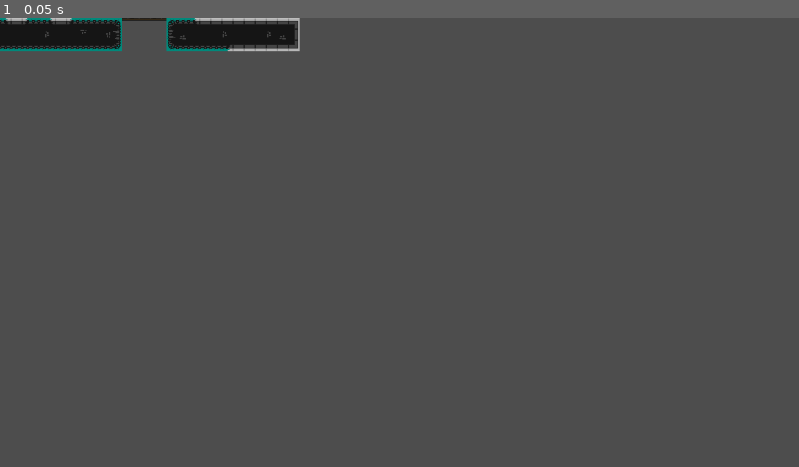
Above: before the commit, frame 1.
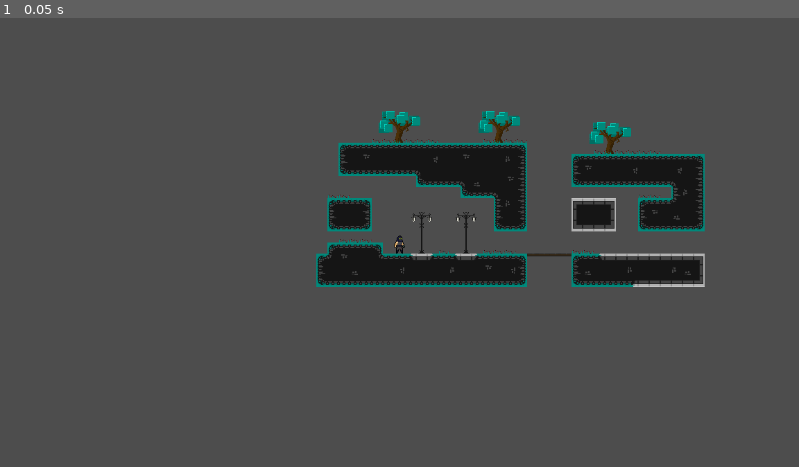
Above: after the commit, the same moment.

Repository: FoxParadeAFK/Twilight-Staccato
Game: Godot game, scene res://Scenes/MainScene.tscn
The game is run twice, just before and just after one commit, with the same random seed, the same clock (stepped at 60 frames per second) and the same inputs. Before the commit the project has no main scene; this scene is started directly in both runs.
Inputs:
- Up to frame 1 (0.05 s): no input

The runs differ from the first frame. In frame 1, 11% of the frame differs, in the area x 0-89%, y 0-60%.

Commit message:
Player animations
Added all the necessary player animations; though I technically didn't add the attack animations...

Diff:
--- a/twilight-staccato/Scenes/MainScene.tscn
+++ b/twilight-staccato/Scenes/MainScene.tscn
@@ -1,7 +1,8 @@
-[gd_scene load_steps=6 format=4 uid="uid://dexngot5wihih"]
+[gd_scene load_steps=7 format=4 uid="uid://dexngot5wihih"]
 
 [ext_resource type="Texture2D" uid="uid://8k0ixqfnn2lv" path="res://Sprites/Environment/Tile Set.png" id="1_tr2i4"]
 [ext_resource type="Texture2D" uid="uid://dmmq3ruxmcjeh" path="res://Sprites/Environment/Decor Items.png" id="2_nhkr4"]
+[ext_resource type="PackedScene" uid="uid://c3td27kb2chgr" path="res://Scenes/Player.tscn" id="3_nhkr4"]
 
 [sub_resource type="TileSetAtlasSource" id="TileSetAtlasSource_7rqgy"]
 texture = ExtResource("1_tr2i4")
@@ -94,3 +95,6 @@
 z_index = 2
 tile_map_data = PackedByteArray("AAD9//X/AQADAAQAAAD+//X/AQADAAQAAAD///X/AQADAAQAAAAAAPX/AQADAAQAAAABAPX/AQADAAQAAAACAP …(384 unchanged characters)…
 tile_set = SubResource("TileSet_y4jh7")
+
+[node name="Player" parent="." instance=ExtResource("3_nhkr4")]
+position = Vector2(-8, -16)
--- /dev/null
+++ b/twilight-staccato/Scenes/Player.tscn
@@ -0,0 +1,612 @@
+[gd_scene load_steps=53 format=3 uid="uid://c3td27kb2chgr"]
+
+[ext_resource type="Texture2D" uid="uid://c1773vhdblaav" path="res://Sprites/Player/TempPlayerSprites.png" id="1_rpqav"]
+
+[sub_resource type="AtlasTexture" id="AtlasTexture_lslt6"]
+atlas = ExtResource("1_rpqav")
+region = Rect2(0, 192, 64, 64)
+
+[sub_resource type="AtlasTexture" id="AtlasTexture_ulo2v"]
+atlas = ExtResource("1_rpqav")
+region = Rect2(64, 192, 64, 64)
+
+[sub_resource type="AtlasTexture" id="AtlasTexture_1iu4k"]
+atlas = ExtResource("1_rpqav")
+region = Rect2(128, 192, 64, 64)
+
+[sub_resource type="AtlasTexture" id="AtlasTexture_kyqiw"]
+atlas = ExtResource("1_rpqav")
+region = Rect2(0, 0, 64, 64)
+
+[sub_resource type="AtlasTexture" id="AtlasTexture_gntrk"]
+atlas = ExtResource("1_rpqav")
+region = Rect2(64, 0, 64, 64)
+
+[sub_resource type="AtlasTexture" id="AtlasTexture_dewec"]
+atlas = ExtResource("1_rpqav")
+region = Rect2(128, 0, 64, 64)
+
+[sub_resource type="AtlasTexture" id="AtlasTexture_5ixxa"]
+atlas = ExtResource("1_rpqav")
+region = Rect2(192, 0, 64, 64)
+
+[sub_resource type="AtlasTexture" id="AtlasTexture_rpqav"]
+atlas = ExtResource("1_rpqav")
+region = Rect2(0, 384, 64, 64)
+
+[sub_resource type="AtlasTexture" id="AtlasTexture_nn08x"]
+atlas = ExtResource("1_rpqav")
+region = Rect2(64, 384, 64, 64)
+
+[sub_resource type="AtlasTexture" id="AtlasTexture_52ee3"]
+atlas = ExtResource("1_rpqav")
+region = Rect2(128, 384, 64, 64)
+
+[sub_resource type="AtlasTexture" id="AtlasTexture_bhhdu"]
+atlas = ExtResource("1_rpqav")
+region = Rect2(192, 384, 64, 64)
+
+[sub_resource type="AtlasTexture" id="AtlasTexture_megsn"]
+atlas = ExtResource("1_rpqav")
+region = Rect2(256, 384, 64, 64)
+
+[sub_resource type="AtlasTexture" id="AtlasTexture_yoq75"]
+atlas = ExtResource("1_rpqav")
+region = Rect2(320, 384, 64, 64)
+
+[sub_resource type="AtlasTexture" id="AtlasTexture_ksbbd"]
+atlas = ExtResource("1_rpqav")
+region = Rect2(384, 384, 64, 64)
+
+[sub_resource type="AtlasTexture" id="AtlasTexture_glx4g"]
+atlas = ExtResource("1_rpqav")
+region = Rect2(448, 384, 64, 64)
+
+[sub_resource type="AtlasTexture" id="AtlasTexture_miouo"]
+atlas = ExtResource("1_rpqav")
+region = Rect2(512, 384, 64, 64)
+
+[sub_resource type="AtlasTexture" id="AtlasTexture_o3h8g"]
+atlas = ExtResource("1_rpqav")
+region = Rect2(576, 384, 64, 64)
+
+[sub_resource type="AtlasTexture" id="AtlasTexture_1e7my"]
+atlas = ExtResource("1_rpqav")
+region = Rect2(640, 384, 64, 64)
+
+[sub_resource type="AtlasTexture" id="AtlasTexture_arntx"]
+atlas = ExtResource("1_rpqav")
+region = Rect2(704, 384, 64, 64)
+
+[sub_resource type="AtlasTexture" id="AtlasTexture_m0x7a"]
+atlas = ExtResource("1_rpqav")
+region = Rect2(0, 128, 64, 64)
+
+[sub_resource type="AtlasTexture" id="AtlasTexture_5v66d"]
+atlas = ExtResource("1_rpqav")
+region = Rect2(64, 128, 64, 64)
+
+[sub_resource type="AtlasTexture" id="AtlasTexture_x63xi"]
+atlas = ExtResource("1_rpqav")
+region = Rect2(128, 128, 64, 64)
+
+[sub_resource type="AtlasTexture" id="AtlasTexture_i2e8t"]
+atlas = ExtResource("1_rpqav")
+region = Rect2(0, 64, 64, 64)
+
+[sub_resource type="AtlasTexture" id="AtlasTexture_qidb7"]
+atlas = ExtResource("1_rpqav")
+region = Rect2(64, 64, 64, 64)
+
+[sub_resource type="AtlasTexture" id="AtlasTexture_70hv0"]
+atlas = ExtResource("1_rpqav")
+region = Rect2(128, 64, 64, 64)
+
+[sub_resource type="SpriteFrames" id="SpriteFrames_nn08x"]
+animations = [{
+"frames": [{
+"duration": 1.0,
+"texture": SubResource("AtlasTexture_lslt6")
+}, {
+"duration": 1.0,
+"texture": SubResource("AtlasTexture_ulo2v")
+}, {
+"duration": 1.0,
+"texture": SubResource("AtlasTexture_1iu4k")
+}],
+"loop": true,
+"name": &"Fall",
+"speed": 7.0
+}, {
+"frames": [{
+"duration": 1.0,
+"texture": SubResource("AtlasTexture_kyqiw")
+}, {
+"duration": 1.0,
+"texture": SubResource("AtlasTexture_gntrk")
+}, {
+"duration": 1.0,
+"texture": SubResource("AtlasTexture_dewec")
+}, {
+"duration": 1.0,
+"texture": SubResource("AtlasTexture_5ixxa")
+}],
+"loop": true,
+"name": &"Idle",
+"speed": 5.0
+}, {
+"frames": [{
+"duration": 1.0,
+"texture": SubResource("AtlasTexture_rpqav")
+}, {
+"duration": 1.0,
+"texture": SubResource("AtlasTexture_nn08x")
+}, {
+"duration": 1.0,
+"texture": SubResource("AtlasTexture_52ee3")
+}, {
+"duration": 1.0,
+"texture": SubResource("AtlasTexture_bhhdu")
+}, {
+"duration": 1.0,
+"texture": SubResource("AtlasTexture_megsn")
+}, {
+"duration": 1.0,
+"texture": SubResource("AtlasTexture_yoq75")
+}, {
+"duration": 1.0,
+"texture": SubResource("AtlasTexture_ksbbd")
+}, {
+"duration": 1.0,
+"texture": SubResource("AtlasTexture_glx4g")
+}, {
+"duration": 1.0,
+"texture": SubResource("AtlasTexture_miouo")
+}, {
+"duration": 1.0,
+"texture": SubResource("AtlasTexture_o3h8g")
+}, {
+"duration": 1.0,
+"texture": SubResource("AtlasTexture_1e7my")
+}, {
+"duration": 1.0,
+"texture": SubResource("AtlasTexture_arntx")
+}],
+"loop": true,
+"name": &"Move",
+"speed": 16.0
+}, {
+"frames": [{
+"duration": 1.0,
+"texture": SubResource("AtlasTexture_m0x7a")
+}, {
+"duration": 1.0,
+"texture": SubResource("AtlasTexture_5v66d")
+}, {
+"duration": 1.0,
+"texture": SubResource("AtlasTexture_x63xi")
+}],
+"loop": true,
+"name": &"XJump",
+"speed": 5.0
+}, {
+"frames": [{
+"duration": 1.0,
+"texture": SubResource("AtlasTexture_i2e8t")
+}, {
+"duration": 1.0,
+"texture": SubResource("AtlasTexture_qidb7")
+}, {
+"duration": 1.0,
+"texture": SubResource("AtlasTexture_70hv0")
+}],
+"loop": true,
+"name": &"YJump",
+"speed": 5.0
+}]
+
+[sub_resource type="Animation" id="Animation_rpqav"]
+resource_name = "Idle"
+length = 0.80002
+loop_mode = 1
+step = 0.2
+tracks/0/type = "value"
+tracks/0/imported = false
+tracks/0/enabled = true
+tracks/0/path = NodePath("AnimatedSprite2D:animation")
+tracks/0/interp = 1
+tracks/0/loop_wrap = true
+tracks/0/keys = {
+"times": PackedFloat32Array(0),
+"transitions": PackedFloat32Array(1),
+"update": 1,
+"values": [&"Idle"]
+}
+tracks/1/type = "value"
+tracks/1/imported = false
+tracks/1/enabled = true
+tracks/1/path = NodePath("AnimatedSprite2D:frame")
+tracks/1/interp = 1
+tracks/1/loop_wrap = true
+tracks/1/keys = {
+"times": PackedFloat32Array(0, 0.2, 0.4, 0.6),
+"transitions": PackedFloat32Array(1, 1, 1, 1),
+"update": 1,
+"values": [0, 1, 2, 3]
+}
+
+[sub_resource type="Animation" id="Animation_gntrk"]
+resource_name = "Move"
+length = 0.750006
+loop_mode = 1
+step = 0.0625
+tracks/0/type = "value"
+tracks/0/imported = false
+tracks/0/enabled = true
+tracks/0/path = NodePath("AnimatedSprite2D:animation")
+tracks/0/interp = 1
+tracks/0/loop_wrap = true
+tracks/0/keys = {
+"times": PackedFloat32Array(0),
+"transitions": PackedFloat32Array(1),
+"update": 1,
+"values": [&"Move"]
+}
+tracks/1/type = "value"
+tracks/1/imported = false
+tracks/1/enabled = true
+tracks/1/path = NodePath("AnimatedSprite2D:frame")
+tracks/1/interp = 1
+tracks/1/loop_wrap = true
+tracks/1/keys = {
+"times": PackedFloat32Array(0, 0.0625, 0.125, 0.1875, 0.25, 0.3125, 0.375, 0.4375, 0.5, 0.5625, 0.625, 0.6875),
+"transitions": PackedFloat32Array(1, 1, 1, 1, 1, 1, 1, 1, 1, 1, 1, 1),
+"update": 1,
+"values": [0, 1, 2, 3, 4, 5, 6, 7, 8, 9, 10, 11]
+}
+
+[sub_resource type="Animation" id="Animation_kyqiw"]
+length = 0.001
+tracks/0/type = "value"
+tracks/0/imported = false
+tracks/0/enabled = true
+tracks/0/path = NodePath("AnimatedSprite2D:animation")
+tracks/0/interp = 1
+tracks/0/loop_wrap = true
+tracks/0/keys = {
+"times": PackedFloat32Array(0),
+"transitions": PackedFloat32Array(1),
+"update": 1,
+"values": [&"Idle"]
+}
+tracks/1/type = "value"
+tracks/1/imported = false
+tracks/1/enabled = true
+tracks/1/path = NodePath("AnimatedSprite2D:frame")
+tracks/1/interp = 1
+tracks/1/loop_wrap = true
+tracks/1/keys = {
+"times": PackedFloat32Array(0),
+"transitions": PackedFloat32Array(1),
+"update": 1,
+"values": [0]
+}
+
+[sub_resource type="Animation" id="Animation_dewec"]
+resource_name = "XJump0"
+step = 1.0
+tracks/0/type = "value"
+tracks/0/imported = false
+tracks/0/enabled = true
+tracks/0/path = NodePath("AnimatedSprite2D:animation")
+tracks/0/interp = 1
+tracks/0/loop_wrap = true
+tracks/0/keys = {
+"times": PackedFloat32Array(0),
+"transitions": PackedFloat32Array(1),
+"update": 1,
+"values": [&"XJump"]
+}
+tracks/1/type = "value"
+tracks/1/imported = false
+tracks/1/enabled = true
+tracks/1/path = NodePath("AnimatedSprite2D:frame")
+tracks/1/interp = 1
+tracks/1/loop_wrap = true
+tracks/1/keys = {
+"times": PackedFloat32Array(0),
+"transitions": PackedFloat32Array(1),
+"update": 1,
+"values": [0]
+}
+
+[sub_resource type="Animation" id="Animation_5ixxa"]
+resource_name = "XJump1"
+step = 1.0
+tracks/0/type = "value"
+tracks/0/imported = false
+tracks/0/enabled = true
+tracks/0/path = NodePath("AnimatedSprite2D:animation")
+tracks/0/interp = 1
+tracks/0/loop_wrap = true
+tracks/0/keys = {
+"times": PackedFloat32Array(0),
+"transitions": PackedFloat32Array(1),
+"update": 1,
+"values": [&"XJump"]
+}
+tracks/1/type = "value"
+tracks/1/imported = false
+tracks/1/enabled = true
+tracks/1/path = NodePath("AnimatedSprite2D:frame")
+tracks/1/interp = 1
+tracks/1/loop_wrap = true
+tracks/1/keys = {
+"times": PackedFloat32Array(0),
+"transitions": PackedFloat32Array(1),
+"update": 1,
+"values": [1]
+}
+
+[sub_resource type="Animation" id="Animation_nn08x"]
+resource_name = "XJump2"
+step = 1.0
+tracks/0/type = "value"
+tracks/0/imported = false
+tracks/0/enabled = true
+tracks/0/path = NodePath("AnimatedSprite2D:animation")
+tracks/0/interp = 1
+tracks/0/loop_wrap = true
+tracks/0/keys = {
+"times": PackedFloat32Array(0),
+"transitions": PackedFloat32Array(1),
+"update": 1,
+"values": [&"XJump"]
+}
+tracks/1/type = "value"
+tracks/1/imported = false
+tracks/1/enabled = true
+tracks/1/path = NodePath("AnimatedSprite2D:frame")
+tracks/1/interp = 1
+tracks/1/loop_wrap = true
+tracks/1/keys = {
+"times": PackedFloat32Array(0),
+"transitions": PackedFloat32Array(1),
+"update": 1,
+"values": [2]
+}
+
+[sub_resource type="Animation" id="Animation_52ee3"]
+resource_name = "YJump0"
+step = 1.0
+tracks/0/type = "value"
+tracks/0/imported = false
+tracks/0/enabled = true
+tracks/0/path = NodePath("AnimatedSprite2D:animation")
+tracks/0/interp = 1
+tracks/0/loop_wrap = true
+tracks/0/keys = {
+"times": PackedFloat32Array(0),
+"transitions": PackedFloat32Array(1),
+"update": 1,
+"values": [&"YJump"]
+}
+tracks/1/type = "value"
+tracks/1/imported = false
+tracks/1/enabled = true
+tracks/1/path = NodePath("AnimatedSprite2D:frame")
+tracks/1/interp = 1
+tracks/1/loop_wrap = true
+tracks/1/keys = {
+"times": PackedFloat32Array(0),
+"transitions": PackedFloat32Array(1),
+"update": 1,
+"values": [0]
+}
+
+[sub_resource type="Animation" id="Animation_bhhdu"]
+resource_name = "YJump1"
+step = 1.0
+tracks/0/type = "value"
+tracks/0/imported = false
+tracks/0/enabled = true
+tracks/0/path = NodePath("AnimatedSprite2D:animation")
+tracks/0/interp = 1
+tracks/0/loop_wrap = true
+tracks/0/keys = {
+"times": PackedFloat32Array(0),
+"transitions": PackedFloat32Array(1),
+"update": 1,
+"values": [&"YJump"]
+}
+tracks/1/type = "value"
+tracks/1/imported = false
+tracks/1/enabled = true
+tracks/1/path = NodePath("AnimatedSprite2D:frame")
+tracks/1/interp = 1
+tracks/1/loop_wrap = true
+tracks/1/keys = {
+"times": PackedFloat32Array(0),
+"transitions": PackedFloat32Array(1),
+"update": 1,
+"values": [1]
+}
+
+[sub_resource type="Animation" id="Animation_megsn"]
+resource_name = "YJump2"
+step = 1.0
+tracks/0/type = "value"
+tracks/0/imported = false
+tracks/0/enabled = true
+tracks/0/path = NodePath("AnimatedSprite2D:animation")
+tracks/0/interp = 1
+tracks/0/loop_wrap = true
+tracks/0/keys = {
+"times": PackedFloat32Array(0),
+"transitions": PackedFloat32Array(1),
+"update": 1,
+"values": [&"YJump"]
+}
+tracks/1/type = "value"
+tracks/1/imported = false
+tracks/1/enabled = true
+tracks/1/path = NodePath("AnimatedSprite2D:frame")
+tracks/1/interp = 1
+tracks/1/loop_wrap = true
+tracks/1/keys = {
+"times": PackedFloat32Array(0),
+"transitions": PackedFloat32Array(1),
+"update": 1,
+"values": [2]
+}
+
+[sub_resource type="Animation" id="Animation_yoq75"]
+resource_name = "Fall"
+length = 0.428586
+loop_mode = 1
+step = 0.142857
+tracks/0/type = "value"
+tracks/0/imported = false
+tracks/0/enabled = true
+tracks/0/path = NodePath("AnimatedSprite2D:animation")
+tracks/0/interp = 1
+tracks/0/loop_wrap = true
+tracks/0/keys = {
+"times": PackedFloat32Array(0),
+"transitions": PackedFloat32Array(1),
+"update": 1,
+"values": [&"Fall"]
+}
+tracks/1/type = "value"
+tracks/1/imported = false
+tracks/1/enabled = true
+tracks/1/path = NodePath("AnimatedSprite2D:frame")
+tracks/1/interp = 1
+tracks/1/loop_wrap = true
+tracks/1/keys = {
+"times": PackedFloat32Array(0, 0.142857, 0.285714),
+"transitions": PackedFloat32Array(1, 1, 1),
+"update": 1,
+"values": [0, 1, 2]
+}
+
+[sub_resource type="AnimationLibrary" id="AnimationLibrary_gntrk"]
+_data = {
+&"Fall": SubResource("Animation_yoq75"),
+&"Idle": SubResource("Animation_rpqav"),
+&"Move": SubResource("Animation_gntrk"),
+&"RESET": SubResource("Animation_kyqiw"),
+&"XJump0": SubResource("Animation_dewec"),
+&"XJump1": SubResource("Animation_5ixxa"),
+&"XJump2": SubResource("Animation_nn08x"),
+&"YJump0": SubResource("Animation_52ee3"),
+&"YJump1": SubResource("Animation_bhhdu"),
+&"YJump2": SubResource("Animation_megsn")
+}
+
+[sub_resource type="AnimationNodeAnimation" id="AnimationNodeAnimation_rpqav"]
+animation = &"Idle"
+
+[sub_resource type="AnimationNodeAnimation" id="AnimationNodeAnimation_kyqiw"]
+animation = &"XJump0"
+
+[sub_resource type="AnimationNodeAnimation" id="AnimationNodeAnimation_gntrk"]
+animation = &"XJump1"
+
+[sub_resource type="AnimationNodeAnimation" id="AnimationNodeAnimation_dewec"]
+animation = &"XJump2"
+
+[sub_resource type="AnimationNodeAnimation" id="AnimationNodeAnimation_5ixxa"]
+animation = &"Fall"
+
+[sub_resource type="AnimationNodeAnimation" id="AnimationNodeAnimation_nn08x"]
+animation = &"YJump0"
+
+[sub_resource type="AnimationNodeAnimation" id="AnimationNodeAnimation_52ee3"]
+animation = &"YJump1"
+
+[sub_resource type="AnimationNodeAnimation" id="AnimationNodeAnimation_bhhdu"]
+animation = &"YJump2"
+
+[sub_resource type="AnimationNodeAnimation" id="AnimationNodeAnimation_megsn"]
+animation = &"Fall"
+
+[sub_resource type="AnimationNodeBlendSpace2D" id="AnimationNodeBlendSpace2D_yoq75"]
+blend_point_0/node = SubResource("AnimationNodeAnimation_kyqiw")
+blend_point_0/pos = Vector2(0, -270)
+blend_point_1/node = SubResource("AnimationNodeAnimation_gntrk")
+blend_point_1/pos = Vector2(0, -180)
+blend_point_2/node = SubResource("AnimationNodeAnimation_dewec")
+blend_point_2/pos = Vector2(0, -90)
+blend_point_3/node = SubResource("AnimationNodeAnimation_5ixxa")
+blend_point_3/pos = Vector2(0, 90)
+blend_point_4/node = SubResource("AnimationNodeAnimation_nn08x")
+blend_point_4/pos = Vector2(1, -270)
+blend_point_5/node = SubResource("AnimationNodeAnimation_52ee3")
+blend_point_5/pos = Vector2(1, -180)
+blend_point_6/node = SubResource("AnimationNodeAnimation_bhhdu")
+blend_point_6/pos = Vector2(1, -90)
+blend_point_7/node = SubResource("AnimationNodeAnimation_megsn")
+blend_point_7/pos = Vector2(1, 90)
+min_space = Vector2(0, -360)
+max_space = Vector2(1, 100)
+snap = Vector2(0.1, 90)
+blend_mode = 1
+
+[sub_resource type="AnimationNodeAnimation" id="AnimationNodeAnimation_ksbbd"]
+animation = &"Move"
+
+[sub_resource type="AnimationNodeTransition" id="AnimationNodeTransition_glx4g"]
+input_0/name = "Idle"
+input_0/auto_advance = false
+input_0/break_loop_at_end = false
+input_0/reset = true
+input_1/name = "Move"
+input_1/auto_advance = false
+input_1/break_loop_at_end = false
+input_1/reset = true
+input_2/name = "InAir"
+input_2/auto_advance = false
+input_2/break_loop_at_end = false
+input_2/reset = true
+
+[sub_resource type="AnimationNodeBlendTree" id="AnimationNodeBlendTree_miouo"]
+graph_offset = Vector2(-78.7036, 192)
+nodes/Idle/node = SubResource("AnimationNodeAnimation_rpqav")
+nodes/Idle/position = Vector2(130, 70)
+nodes/InAir/node = SubResource("AnimationNodeBlendSpace2D_yoq75")
+nodes/InAir/position = Vector2(130, 390)
+nodes/Move/node = SubResource("AnimationNodeAnimation_ksbbd")
+nodes/Move/position = Vector2(130, 230)
+nodes/Transition/node = SubResource("AnimationNodeTransition_glx4g")
+nodes/Transition/position = Vector2(350, 110)
+nodes/output/position = Vector2(490, 110)
+node_connections = [&"Transition", 0, &"Idle", &"Transition", 1, &"Move", &"Transition", 2, &"InAir", &"output", 0, &"Transition"]
+
+[sub_resource type="RectangleShape2D" id="RectangleShape2D_52ee3"]
+size = Vector2(10, 26)
+
+[node name="Player" type="CharacterBody2D"]
+
+[node name="AnimatedSprite2D" type="AnimatedSprite2D" parent="."]
+sprite_frames = SubResource("SpriteFrames_nn08x")
+animation = &"Idle"
+
+[node name="AnimationPlayer" type="AnimationPlayer" parent="."]
+libraries = {
+&"": SubResource("AnimationLibrary_gntrk")
+}
+
+[node name="AnimationTree" type="AnimationTree" parent="."]
+tree_root = SubResource("AnimationNodeBlendTree_miouo")
+anim_player = NodePath("../AnimationPlayer")
+parameters/InAir/blend_position = Vector2(0.125843, 175.982)
+parameters/Transition/current_state = "Idle"
+parameters/Transition/transition_request = ""
+parameters/Transition/current_index = 0
+
+[node name="CollisionShape2D" type="CollisionShape2D" parent="."]
+position = Vector2(0, 3)
+shape = SubResource("RectangleShape2D_52ee3")
+
+[node name="Camera2D" type="Camera2D" parent="."]
--- a/twilight-staccato/project.godot
+++ b/twilight-staccato/project.godot
@@ -11,6 +11,7 @@
 [application]
 
 config/name="Twilight Staccato"
+run/main_scene="uid://dexngot5wihih"
 config/features=PackedStringArray("4.4", "Mobile")
 config/icon="res://icon.svg"
 
